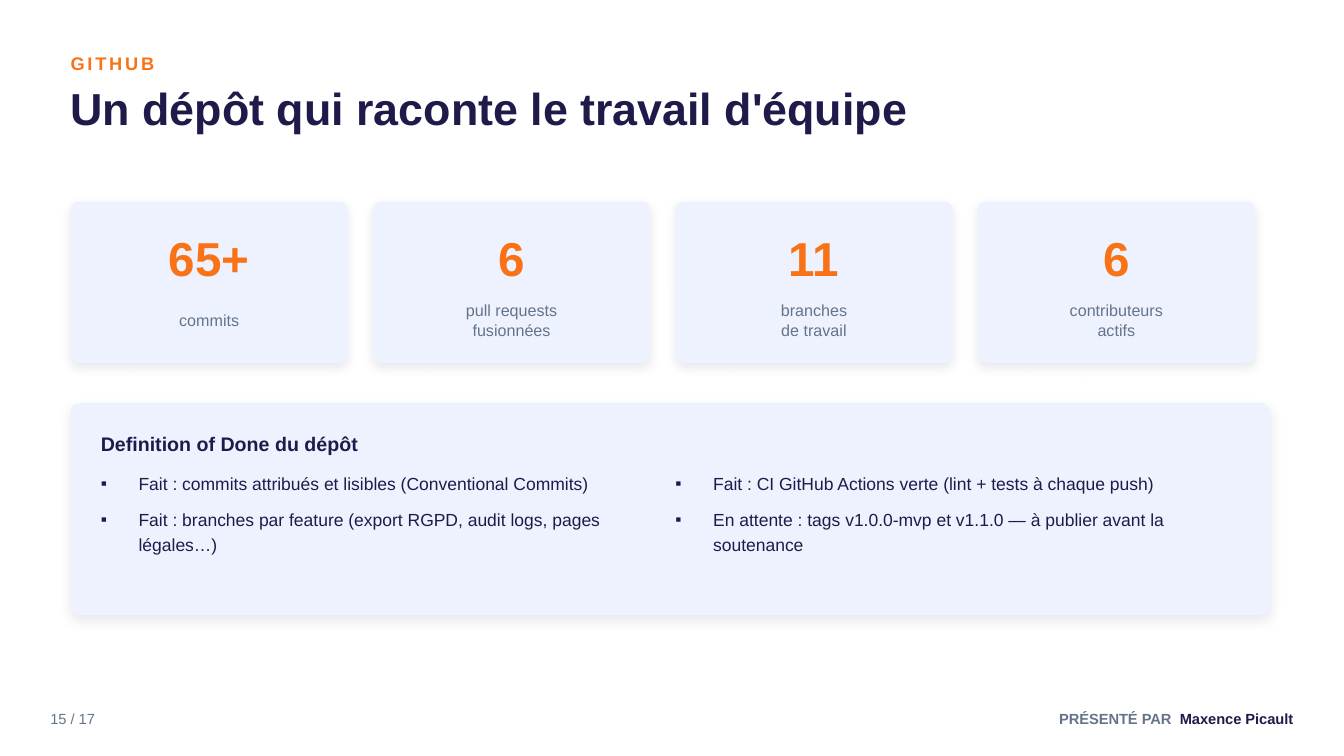
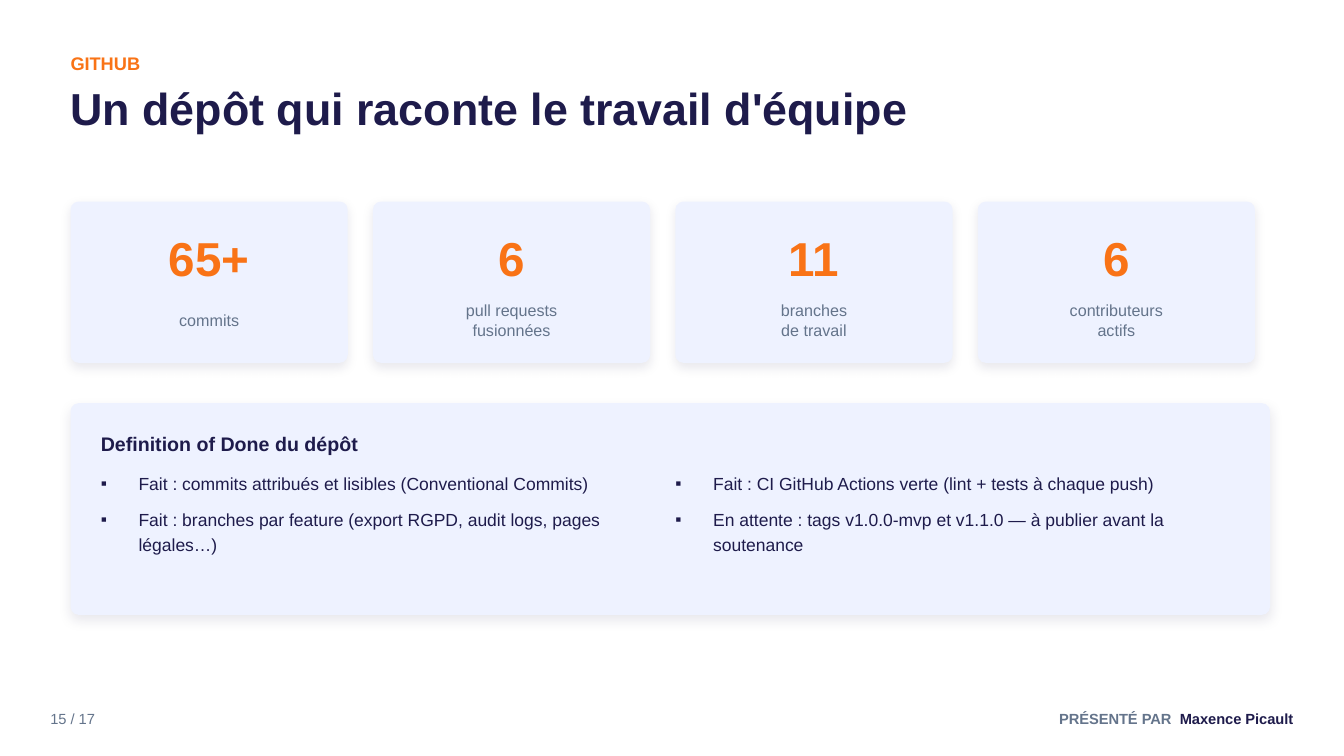
Before and after one commit to M4XAW/apocalipssi, a slide deck: slide 15 of docs/soutenance/equipe-29-soutenance-orale-v1.0.pptx. Drawn at 1344x756 pixels with LibreOffice and Linux fonts; fonts in the diff are those of the drawing. Boxes give left, top, right and bottom in pixels: in the first picture for what was removed or moved away, otherwise in the second. Text is boxed around its words. In the diff, an @@ line names an element or a change of style, - is before the commit and + after.

```diff
--- a/docs/soutenance/equipe-29-soutenance-orale-v1.0.pptx
+++ b/docs/soutenance/equipe-29-soutenance-orale-v1.0.pptx
@@ text "GITHUB" at [71,57,141,70]: letter spacing 2 to 0 pt @@
```
Also in this commit, not shown: 16 other slides changed, 1 other file.
